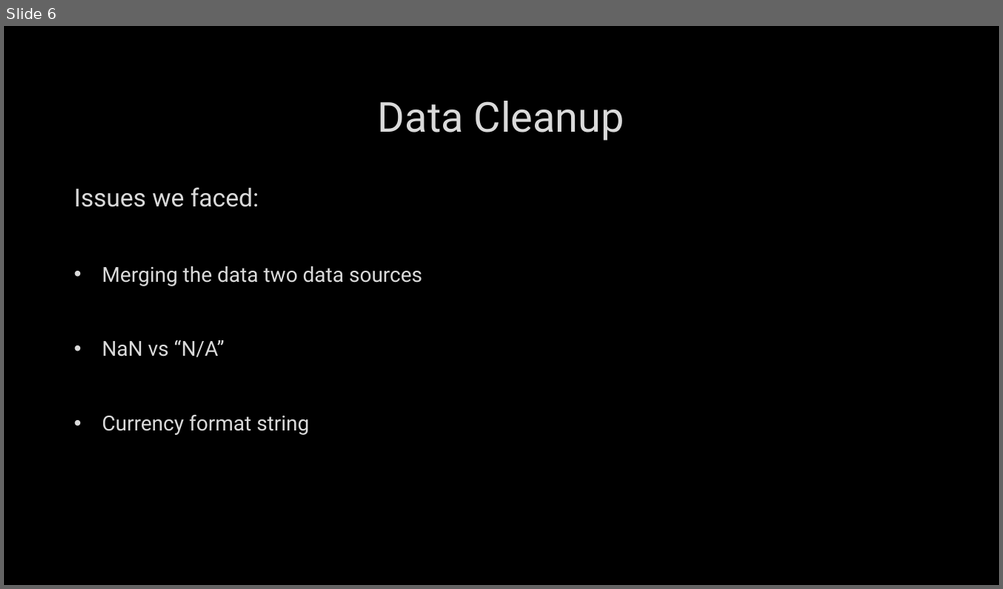
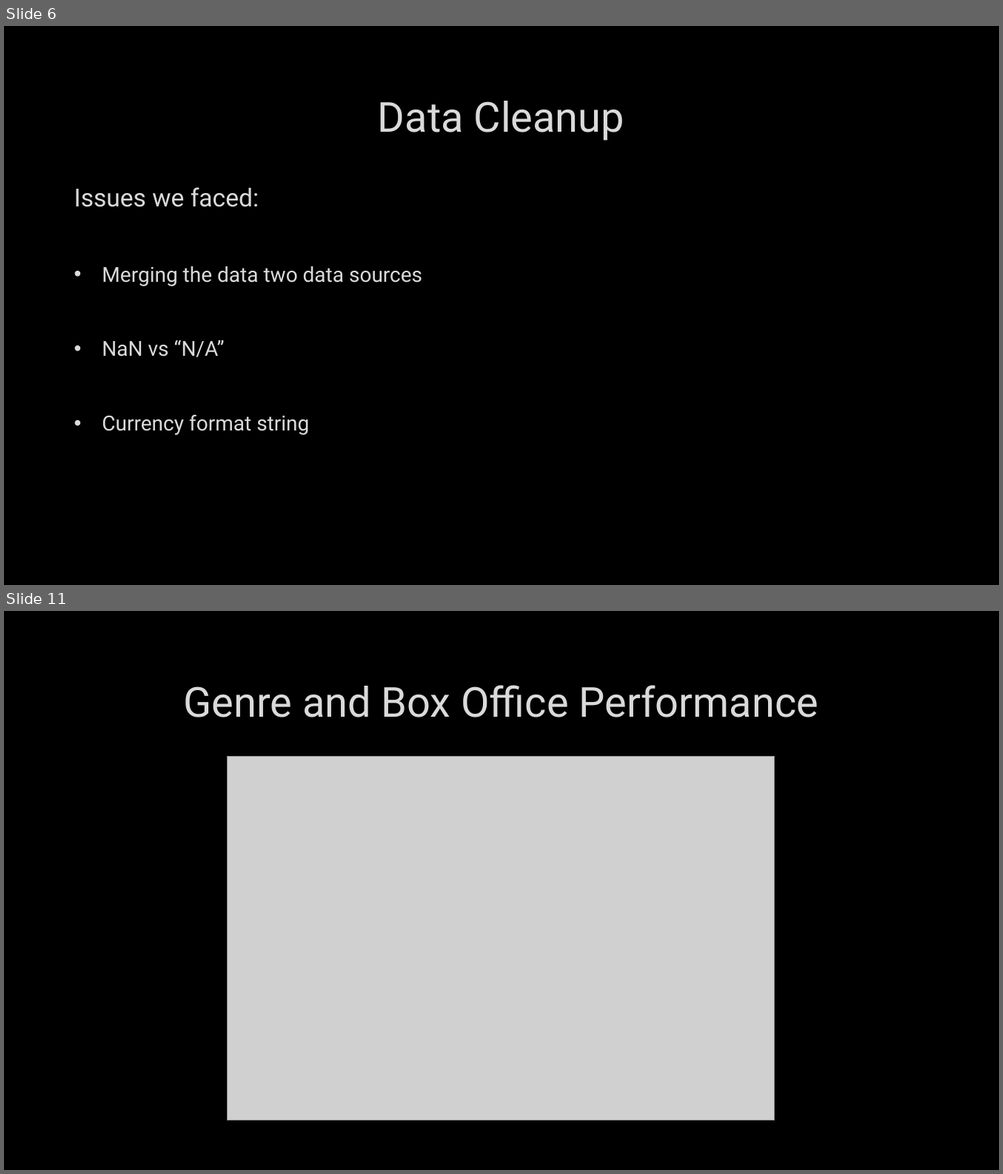
Before and after one commit to Mpalmese/ProjectRepo, a slide deck: Powerpoint/Presentation.pptx. Shown one above the other, each under a label of ours: slide 6 before the commit, slides 6 and 11 after it; the slides between them are not shown. The pictures are 1003x589 and 1003x1174 pixels, drawn with LibreOffice and Linux fonts; fonts in the diff are those of the drawing; grey boxes stand for pictures; background and template pictures are left out. Boxes give left, top, right and bottom in pixels: in the first picture for what was removed or moved away, otherwise in the second. Text is boxed around its words. In the diff, an @@ line names an element or a change of style, - is before the commit and + after.

Commit message:
Added figures into slides

```diff
--- a/Powerpoint/Presentation.pptx
+++ b/Powerpoint/Presentation.pptx
@@ slide 11 added at (4, 611, 999, 1170), background picture (left out) @@
@@ title added at (183, 685, 818, 718), 40 pt, text #DADADA @@
+Genre and Box Office Performance
@@ picture added at (227, 757, 775, 1122) @@
```
Also in this commit, not shown: 1 slide changed, 17 other slides added.
